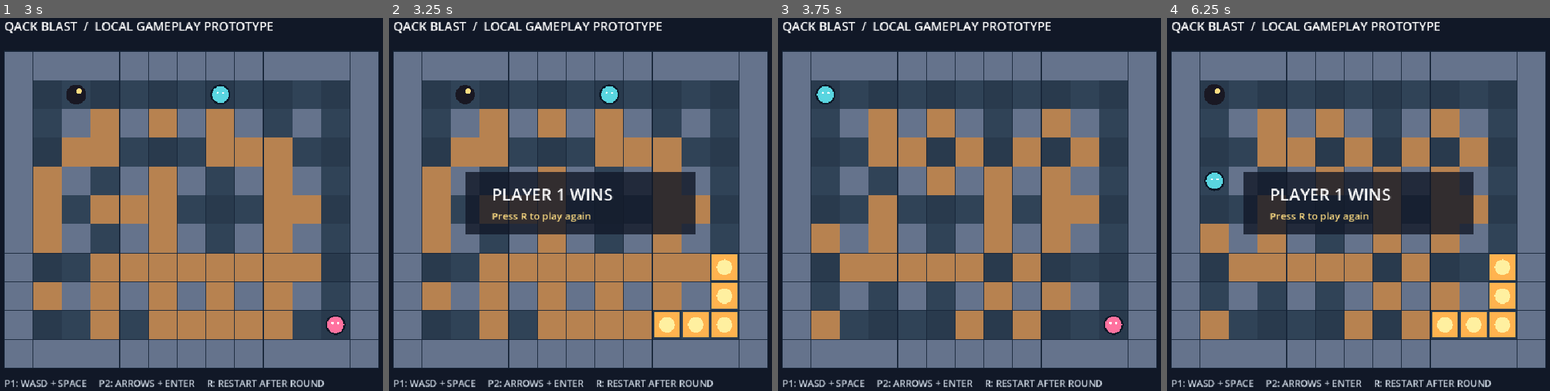
Above: before the commit, frames 1-4 (left to right).
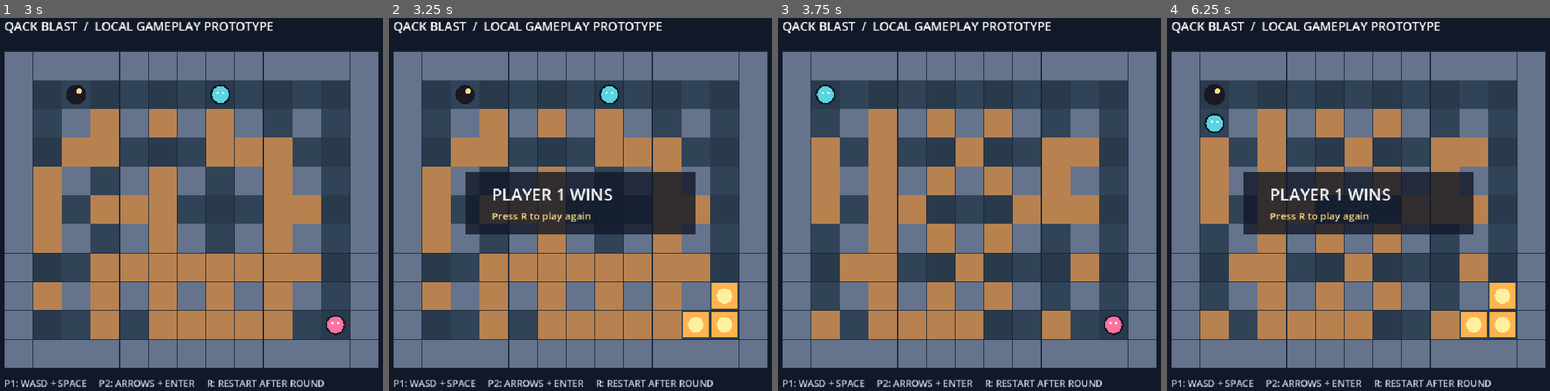
Above: after the commit, the same moments.

Repository: kampanat-rua-nxz-group/qack-blast
Game: Godot game, scene res://scenes/arena.tscn
Same seed, same stepped clock (60 frames per second), same inputs: the game is played once before the commit and once after it.
Inputs:
- Up to frame 1 (3 s): tap Enter at 0.5, 2.1 s; hold D 0.53-1.28 s; hold R 0.53-1.28 s; tap Space at 0.77, 1.52, 2 s; hold S 1.28-2.03 s; tap R at 1.35, 2.85 s; hold D 2.03-2.78 s; hold R 2.03-2.78 s; hold W from 2.78 s (still down)
- Up to frame 2 (3.25 s): keep holding W; tap Space at 3.02 s
- Up to frame 3 (3.75 s): tap Enter at 3.5 s; release W at 3.53 s; hold A from 3.53 s (still down); hold R from 3.53 s (still down)
- Up to frame 4 (6.25 s): tap Space at 3.77, 4.52, 6.02 s; release R at 4.28 s; tap Enter at 4.35 s; tap R at 4.55, 5.85 s; release A at 5.03 s; hold S 5.03-5.78 s; hold R 5.03-5.78 s; hold D from 5.78 s (still down)

Frame 1 is identical in both runs. In frame 2, 1.0% of the frame differs, in the area x 68-91%, y 63-87%; in frame 3, 15%; in frame 4, 16%, in the area x 8-91%, y 24-87%.

Commit message:
feat(arena): start bombs with one-tile blast range
- set the initial blast range to one tile

- test that the blast stops before the second tile

Diff:
--- a/scripts/arena.gd
+++ b/scripts/arena.gd
@@ -59,7 +59,7 @@
 	ensure_spawn_route(spawns[0], spawns[1])
 	players = []
 	for tile in spawns:
-		players.append({"pos": center(tile), "alive": true, "bomb_limit": 1, "range": 2, "safe_bomb": Vector2i(-1, -1)})
+		players.append({"pos": center(tile), "alive": true, "bomb_limit": 1, "range": 1, "safe_bomb": Vector2i(-1, -1)})
 	queue_redraw()
 
 
--- a/tests/arena_test.gd
+++ b/tests/arena_test.gd
@@ -20,6 +20,7 @@
 	test_bomb_exit(arena)
 	test_one_press_moves_one_tile(arena)
 	test_hold_repeats_at_tile_centers(arena)
+	test_initial_blast_range(arena)
 	test_simultaneous_blasts(arena)
 	test_pickup_after_simultaneous_blasts(arena)
 	print("Arena checks: %d failure(s)" % failures)
@@ -151,6 +152,14 @@
 	check(arena.players[0].pos == start + Vector2(arena.CELL * 2, -arena.CELL), "release after turning stops at center")
 
 
+func test_initial_blast_range(arena) -> void:
+	arena.new_round()
+	clear_crates(arena)
+	arena.players[0].pos = arena.center(Vector2i(3, 3))
+	arena.place_bomb(0)
+	arena.update_bombs(arena.FUSE)
+	check(has_flame(arena, Vector2i(4, 3), 0), "initial blast reaches the adjacent tile")
+	check(not has_flame(arena, Vector2i(5, 3), 0), "initial blast stops before the second tile")
 
 
 func test_pickup_after_simultaneous_blasts(arena) -> void:
Not shown, changed: qack-blast-game-design.md
